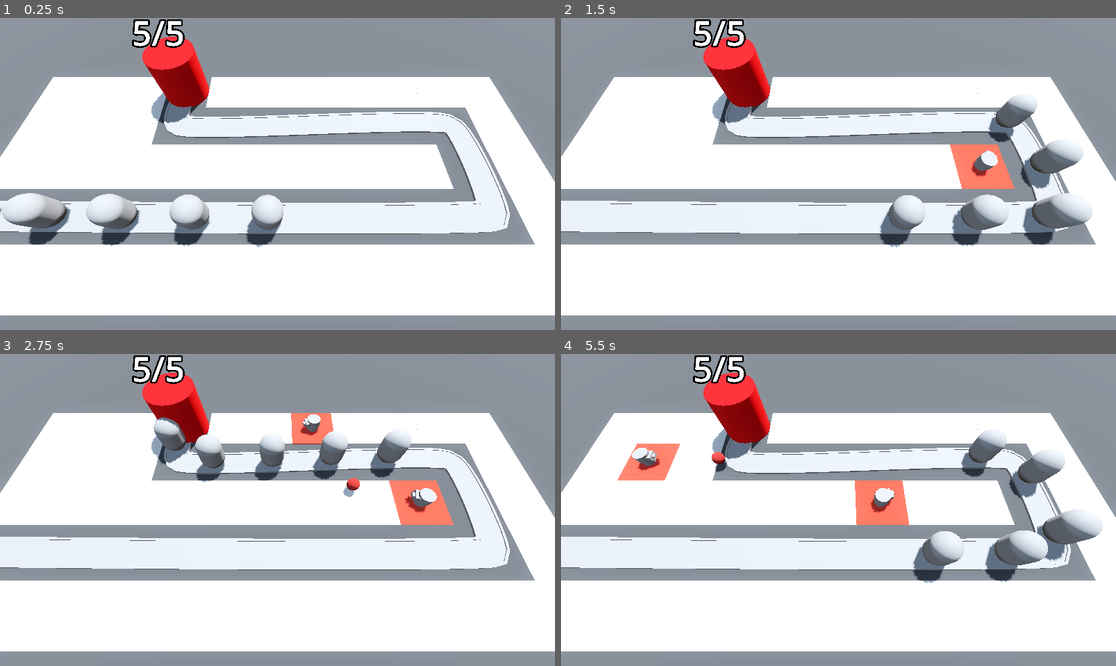
Above: before the commit, frames 1-4 (two rows, left to right).
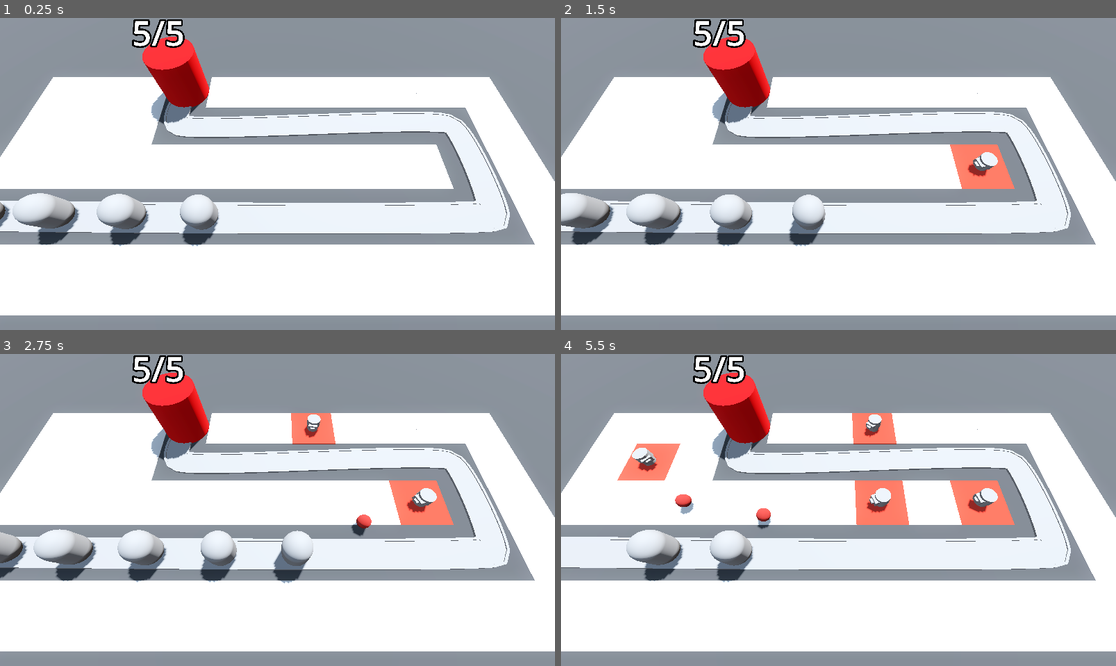
Above: after the commit, the same moments.

Repository: beltranbot/barbarian-blaster
Game: Godot game, scene res://BaseLevel.tscn
Two runs of this game, one before a commit and one after it. Both use one fixed random seed, a clock stepped at 60 frames per second and the inputs below.
Inputs (mouse positions are in pixels of both pictures, inside the frame that each line leads up to):
- Up to frame 1 (0.25 s): no input
- Up to frame 2 (1.5 s): move the mouse to (960, 158) at 0.52 s; press the mouse at (960, 158) at 0.53 s; move the mouse to (727, 189) at 1.27 s; release the mouse at (727, 189) at 1.28 s; click (727, 189) at 1.35 s
- Up to frame 3 (2.75 s): move the mouse to (333, 441) at 2.02 s; press the mouse at (333, 441) at 2.03 s
- Up to frame 4 (5.5 s): move the mouse to (810, 572) at 2.77 s; release the mouse at (810, 572) at 2.78 s; click (810, 572) at 2.85 s; move the mouse to (1005, 556) at 3.52 s; press the mouse at (1005, 556) at 3.53 s; move the mouse to (672, 463) at 4.27 s; release the mouse at (672, 463) at 4.28 s; click (672, 463) at 4.35 s; move the mouse to (866, 510) at 5.02 s; press the mouse at (866, 510) at 5.03 s

The runs differ from the first frame. In frame 1, 3.0% of the frame differs, in the area x 0-52%, y 56-74%; in frame 2, 7.8%; in frame 3, 6.6%; in frame 4, 8.4%, in the area x 11-98%, y 18-74%.

Commit message:
3.19 damaging enemies

Diff:
--- a/Enemy/enemy.gd
+++ b/Enemy/enemy.gd
@@ -1,8 +1,20 @@
 extends PathFollow3D
 
-@export var speed: float = 20.0
+@export var speed: float = 2.5
+@export var max_health := 50
+
+var current_health: int:
+	set(health_in):
+		current_health = health_in
+		printt(current_health, health_in)
+		if current_health < 1:
+			queue_free()
 
 @onready var base = get_tree().get_first_node_in_group("base")
+
+func _ready() -> void:
+	current_health = max_health
+
 
 # Called every frame. 'delta' is the elapsed time since the previous frame.
 func _process(delta: float) -> void:
--- a/Enemy/enemy.tscn
+++ b/Enemy/enemy.tscn
@@ -1,8 +1,12 @@
-[gd_scene load_steps=3 format=3 uid="uid://bu6af4kwj4usb"]
+[gd_scene load_steps=4 format=3 uid="uid://bu6af4kwj4usb"]
 
 [ext_resource type="Script" path="res://Enemy/enemy.gd" id="1_uyvc2"]
 
 [sub_resource type="CapsuleMesh" id="CapsuleMesh_0v6op"]
+radius = 1.0
+height = 3.0
+
+[sub_resource type="CapsuleShape3D" id="CapsuleShape3D_nq40r"]
 radius = 1.0
 height = 3.0
 
@@ -14,3 +18,9 @@
 [node name="MeshInstance3D" type="MeshInstance3D" parent="."]
 transform = Transform3D(1, 0, 0, 0, 1, 0, 0, 0, 1, 0, 1.5, 0)
 mesh = SubResource("CapsuleMesh_0v6op")
+
+[node name="EnemyArea3D" type="Area3D" parent="." groups=["enemy_area"]]
+
+[node name="CollisionShape3D" type="CollisionShape3D" parent="EnemyArea3D"]
+transform = Transform3D(1, 0, 0, 0, 1, 0, 0, 0, 1, 0, 1.5, 0)
+shape = SubResource("CapsuleShape3D_nq40r")
--- a/Turret/projectile.gd
+++ b/Turret/projectile.gd
@@ -10,3 +10,10 @@
 
 func _on_timer_timeout() -> void:
 	queue_free()
+
+
+func _on_area_entered(area: Area3D) -> void:
+	if area.is_in_group("enemy_area"):
+		print(area)
+		area.get_parent().current_health -= 25
+		queue_free()
--- a/Turret/projectile.tscn
+++ b/Turret/projectile.tscn
@@ -25,4 +25,5 @@
 one_shot = true
 autostart = true
 
+[connection signal="area_entered" from="." to="." method="_on_area_entered"]
 [connection signal="timeout" from="Timer" to="." method="_on_timer_timeout"]
